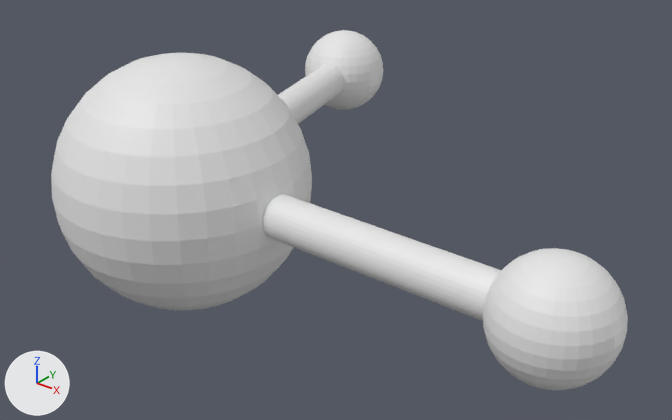
A saved change to the Blender file unity-project/Assets/Blender/water.blend.
Both versions are drawn from a 50 mm lens placed at (15.26, -13.39, 8.94), pointed at (2.6, 2.44, -0.87). The axes (+X, +Y, +Z) are drawn at lower left. The lights are the same throughout.
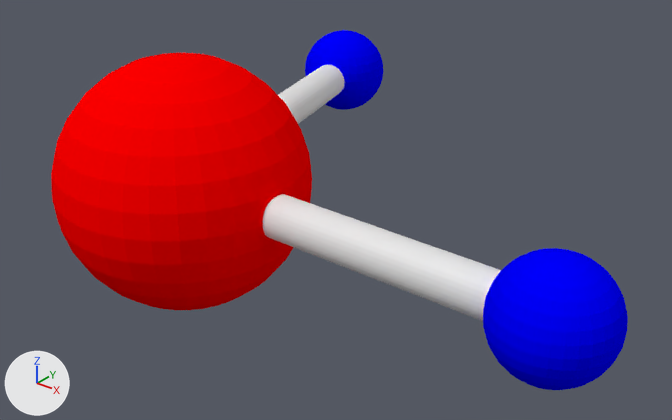
Where the change shows, as pixel boxes [x1, y1, x2, y2] in the pictures (672 x 420 px):
'Sphere', recoloured (white to red)
    both: [51, 53, 312, 310]
'Sphere.001', recoloured (white to blue)
    both: [483, 248, 628, 390]
'Sphere.002', recoloured (white to blue)
    both: [305, 30, 383, 110]

The change, as a list of edits to the scene's bpy script:
```text
Add mat_red_hydrogen:
    mat_red_hydrogen = diffuse_material('Red Hydrogen')
    mat_red_hydrogen.base_color = (1.0, 0.0, 0.0)  # red #ff0000
Add mat_blue_oxygen:
    mat_blue_oxygen = diffuse_material('Blue Oxygen')
    mat_blue_oxygen.base_color = (0.0, 0.0, 1.0)  # blue #0000ff
Change me_sphere_002:
    where me_sphere_002.from_pydata(...)  # 482 vertices, 512 faces; spans x -1.0..1.0, y -1.0..1.0, z -1.0..1.0
    add me_sphere_002.materials.append(mat_blue_oxygen)  # blue #0000ff
Change me_sphere_001:
    where me_sphere_001.from_pydata(...)  # 482 vertices, 512 faces; spans x -1.0..1.0, y -1.0..1.0, z -1.0..1.0
    add me_sphere_001.materials.append(mat_blue_oxygen)  # blue #0000ff
Change me_sphere:
    where me_sphere.from_pydata(...)  # 482 vertices, 512 faces; spans x -1.0..1.0, y -1.0..1.0, z -1.0..1.0
    add me_sphere.materials.append(mat_red_hydrogen)  # red #ff0000
```
